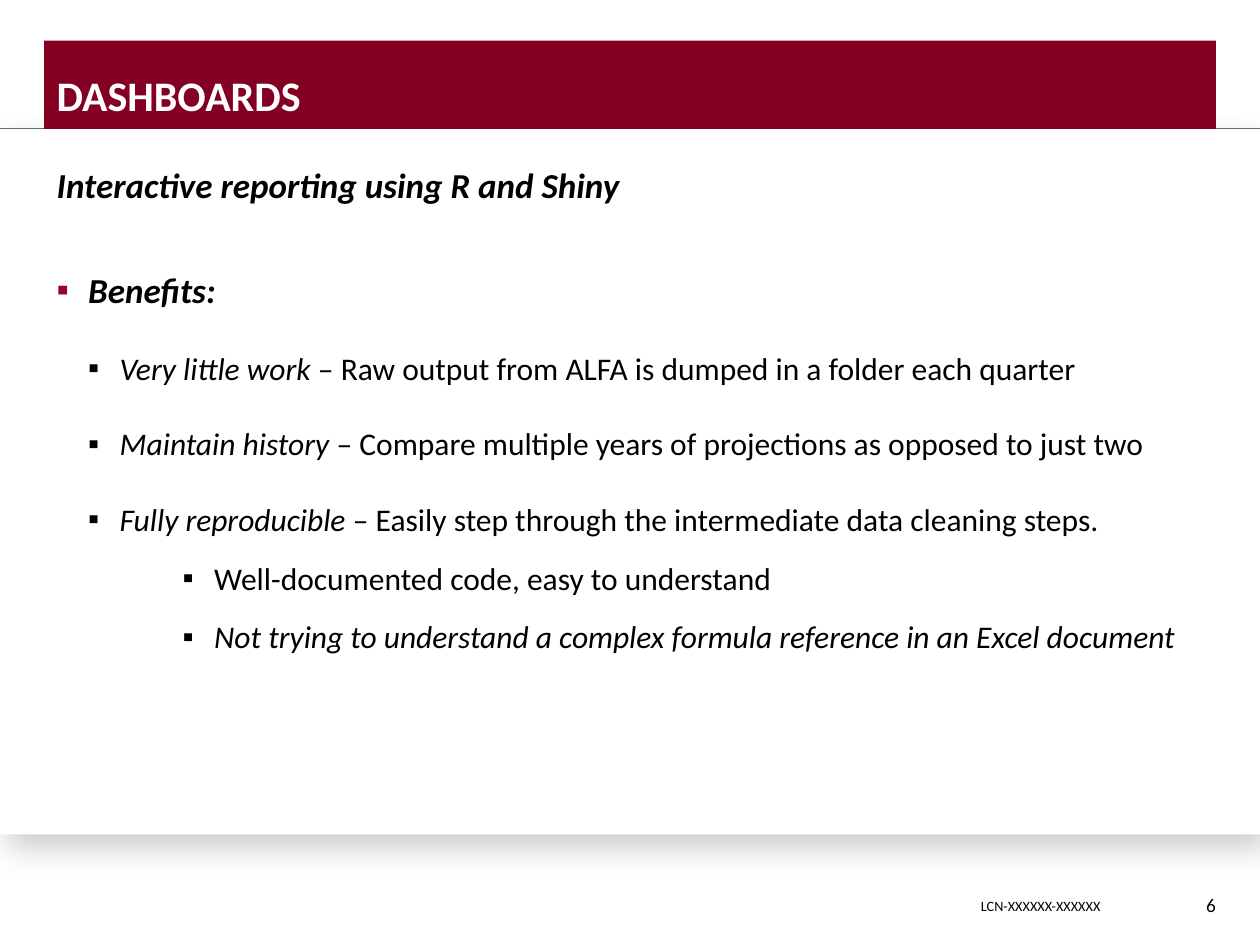
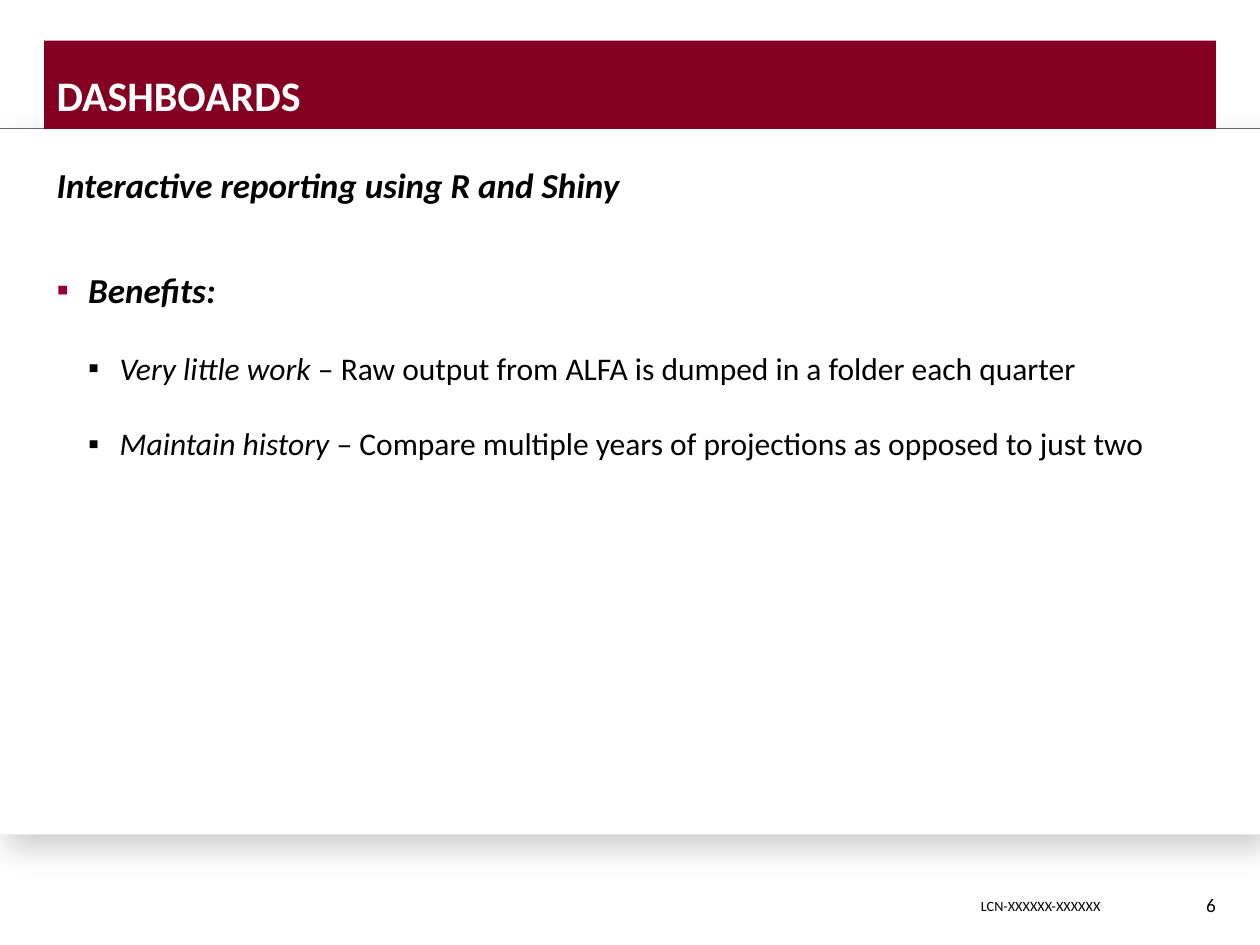
Before and after one commit to DavisVaughan/slides, a slide deck: slide 6 of final-presentation/final-presentation-davis-vaughan.pptx. Drawn at 1260x945 pixels with LibreOffice and Linux fonts; fonts in the diff are those of the drawing; background and template pictures are left out. Boxes give left, top, right and bottom in pixels: in the first picture for what was removed or moved away, otherwise in the second. Text is boxed around its words. In the diff, an @@ line names an element or a change of style, - is before the commit and + after.

```diff
--- a/final-presentation/final-presentation-davis-vaughan.pptx
+++ b/final-presentation/final-presentation-davis-vaughan.pptx
@@ text at (x1=120, y1=509, x2=1175, y2=654): paragraphs removed @@
-  ▪ Fully reproducible – Easily step through the intermediate data cleaning steps.
-        ▪ Well-documented code, easy to understand
-        ▪ Not trying to understand a complex formula reference in an Excel document
```
Also in this commit, not shown: 1 slide removed, 1 other file.
